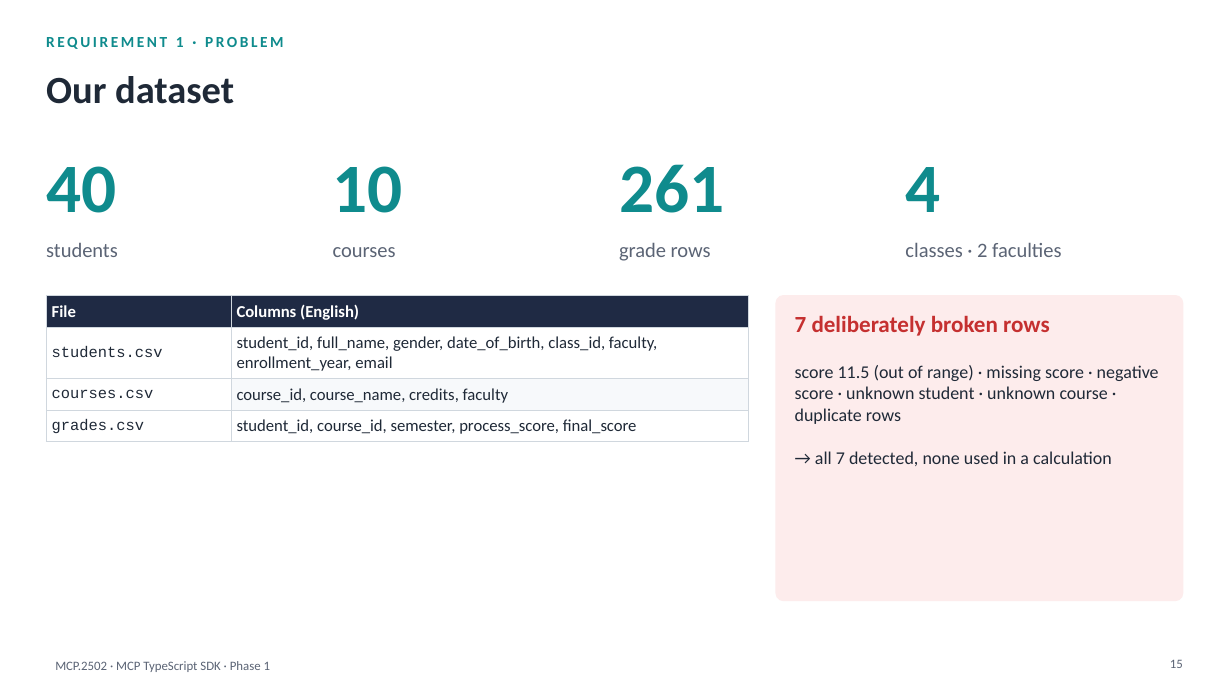
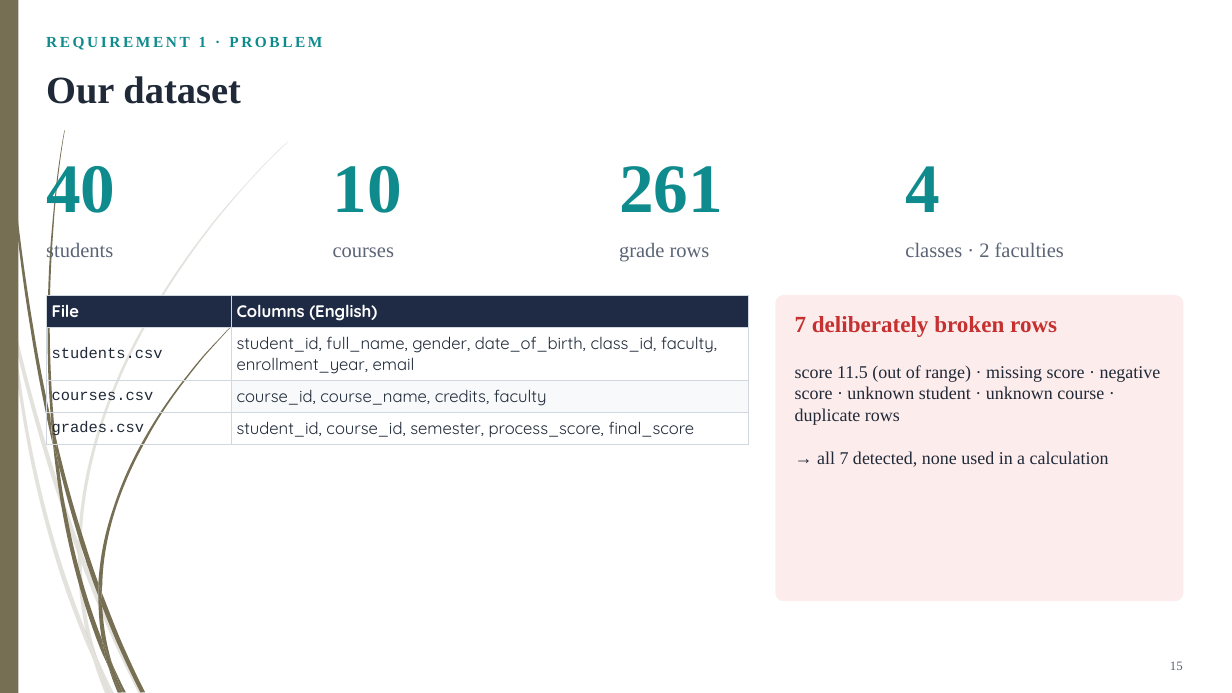
Before and after one commit to HaHiepThanh/mcp-ts, a slide deck: slide 15 of phase1/MCP-TS-SDK-phase1.pptx. Drawn at 1232x693 pixels with LibreOffice and Linux fonts; fonts in the diff are those of the drawing. Boxes give left, top, right and bottom in pixels: in the first picture for what was removed or moved away, otherwise in the second. Text is boxed around its words. In the diff, an @@ line names an element or a change of style, - is before the commit and + after.

```diff
--- a/phase1/MCP-TS-SDK-phase1.pptx
+++ b/phase1/MCP-TS-SDK-phase1.pptx
@@ rectangle added at [0, 0, 18, 693], fill #766F54 @@
@@ table at [46, 296, 749, 442] @@
@@ font Calibri to Quicksand in "File", "Columns (English)", "student_id, full_name, gender, date_of_birth, class_id, facu ...", "course_id, course_name, credits, faculty" and 1 more places @@
@@ font Calibri to Times New Roman in 12 elements at [46, 36, 322, 50], [46, 76, 241, 104], [46, 158, 115, 226], [46, 241, 113, 262], [333, 166, 402, 213], [333, 247, 394, 257], [619, 166, 723, 213], [619, 242, 710, 262], [905, 166, 940, 212], [905, 242, 1064, 257], [795, 316, 1057, 337], [795, 365, 1161, 467] @@
@@ group added at [0, 141, 288, 693]: 10 freeform shapes @@
@@ group added at [3, 0, 240, 693]: 12 freeform shapes @@
@@ page number at [1170, 661, 1183, 670]: font Calibri to Times New Roman; vertical alignment top to middle @@
@@ text removed at [55, 661, 270, 672] @@
-MCP.2502 · MCP TypeScript SDK · Phase 1
```
Also in this commit, not shown: 45 other slides changed, 36 other files.
